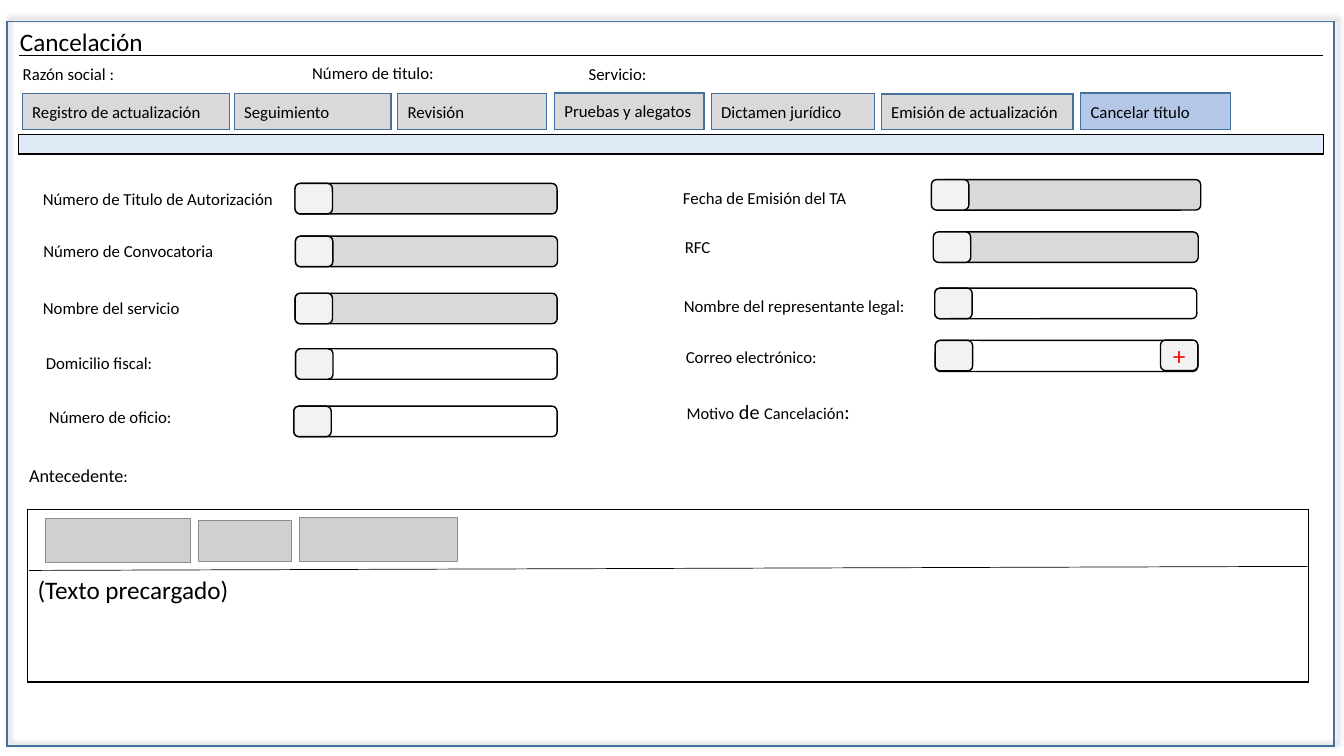
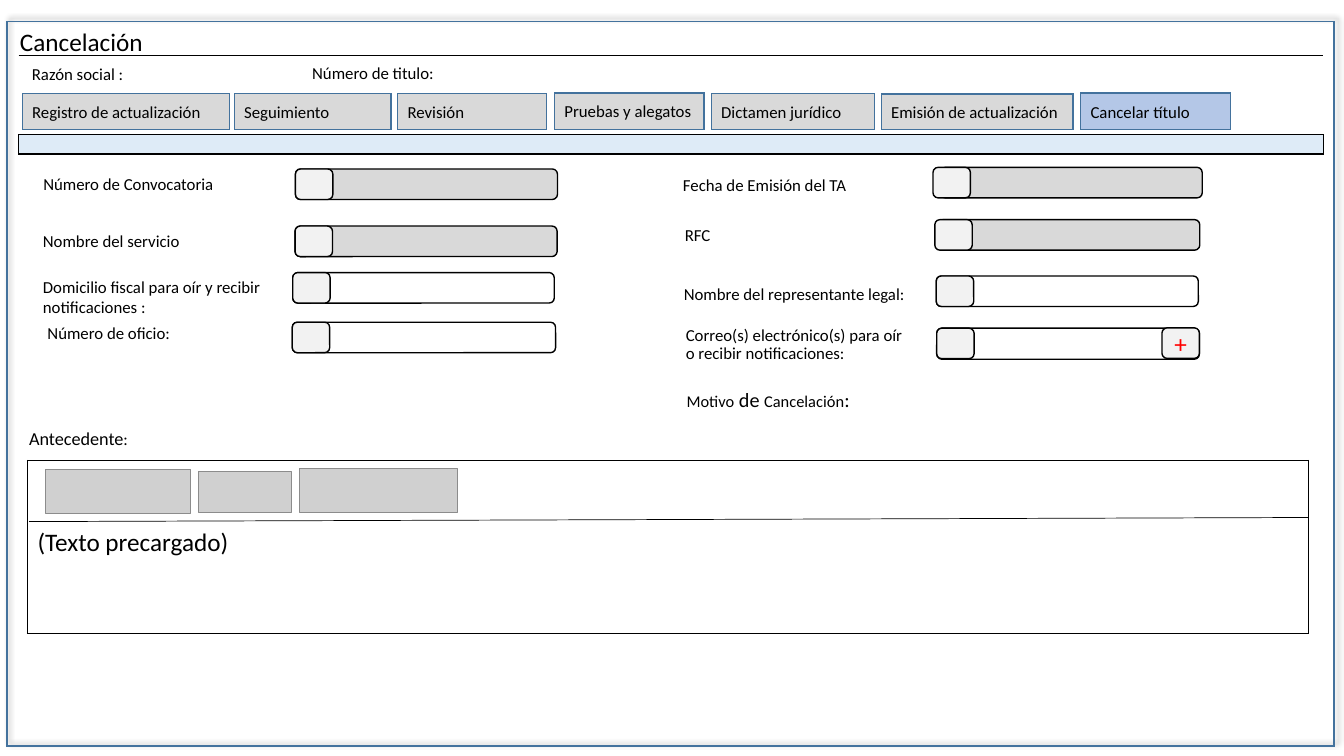
Before and after one commit to EDDIE83/Documentos, a slide deck: slide 25 of TAF 092019/Cancelación.pptx. Drawn at 1344x756 pixels with LibreOffice and Linux fonts; fonts in the diff are those of the drawing; grey boxes stand for pictures. Boxes give left, top, right and bottom in pixels: in the first picture for what was removed or moved away, otherwise in the second. Text is boxed around its words. In the diff, an @@ line names an element or a change of style, - is before the commit and + after.

```diff
--- a/TAF 092019/Cancelación.pptx
+++ b/TAF 092019/Cancelación.pptx
@@ text "Razón social :": place and size @@
-text "Razón social :" at <box>23,68,106,80</box>
+text "Razón social :" at <box>32,68,115,80</box>
@@ text removed at <box>589,68,647,80</box> @@
-Servicio:
@@ text removed at <box>43,193,272,205</box> @@
-Número de Titulo de Autorización
@@ rounded rectangle removed at <box>295,184,558,214</box> @@
@@ rounded rectangle removed at <box>295,184,333,214</box> @@
@@ 4 rounded rectangles, 2 texts: place and size @@
-4 rounded rectangles, 2 texts at <box>43,236,558,324</box>
+4 rounded rectangles, 2 texts at <box>43,169,558,256</box>
@@ text at <box>43,281,260,313</box>: text changed @@
-Domicilio fiscal:
+Domicilio fiscal para oír y recibir notificaciones :
@@ rounded rectangle: place and size @@
-rounded rectangle at <box>295,349,557,379</box>
+rounded rectangle at <box>292,272,554,302</box>
@@ rounded rectangle: place and size @@
-rounded rectangle at <box>295,349,333,379</box>
+rounded rectangle at <box>292,272,330,302</box>
@@ 8 rounded rectangles, 3 texts: place and size @@
-8 rounded rectangles, 3 texts at <box>683,179,1201,372</box>
+8 rounded rectangles, 3 texts at <box>683,167,1203,360</box>
@@ 2 rounded rectangles, 1 text: place and size @@
-2 rounded rectangles, 1 text at <box>49,406,557,437</box>
+2 rounded rectangles, 1 text at <box>47,323,556,353</box>
@@ text at <box>686,329,903,359</box>: text changed @@
-Correo electrónico:
+Correo(s) electrónico(s) para oír o recibir notificaciones:
@@ rounded rectangle "+": place and size @@
-rounded rectangle "+" at <box>1160,340,1198,370</box>
+rounded rectangle "+" at <box>1163,328,1200,358</box>
@@ title "Motivo de Cancelación:": place and size @@
-title "Motivo de Cancelación:" at <box>687,405,844,419</box>
+title "Motivo de Cancelación:" at <box>687,393,844,407</box>
@@ text "Antecedente:": place and size @@
-text "Antecedente:" at <box>29,469,123,482</box>
+text "Antecedente:" at <box>29,432,123,445</box>
@@ 3 pictures, 1 table, 1 line: place and size @@
-3 pictures, 1 table, 1 line at <box>27,509,1309,682</box>
+3 pictures, 1 table, 1 line at <box>27,461,1309,633</box>
```
Also in this commit, not shown: 20 other slides changed, 4 other files.
